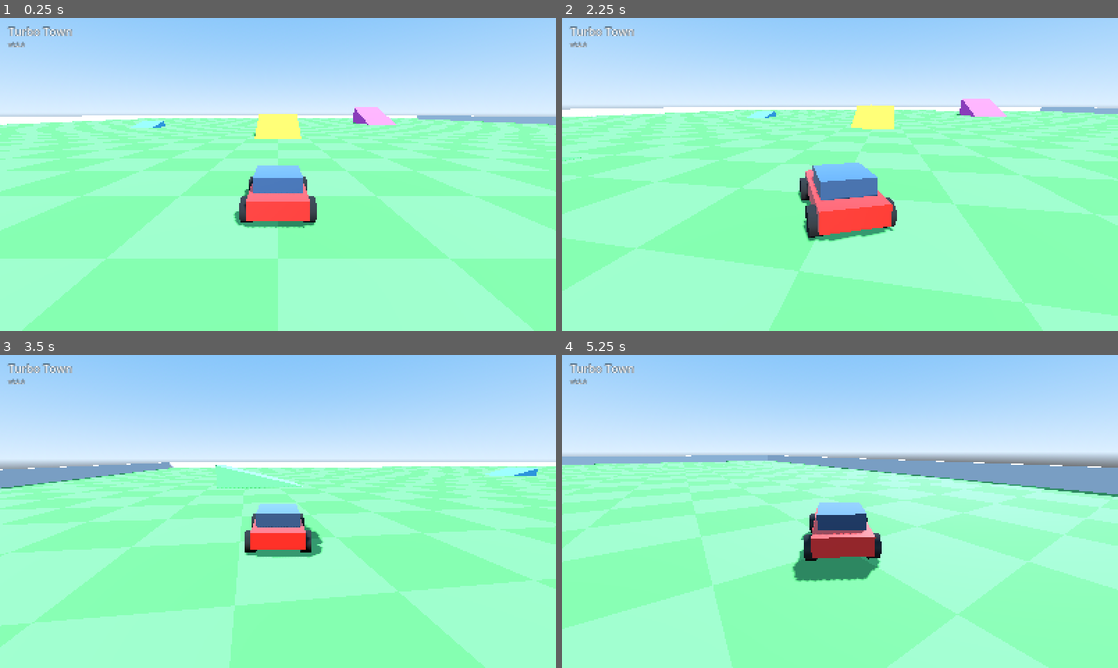
Above: before the commit, frames 1-4 (two rows, left to right).
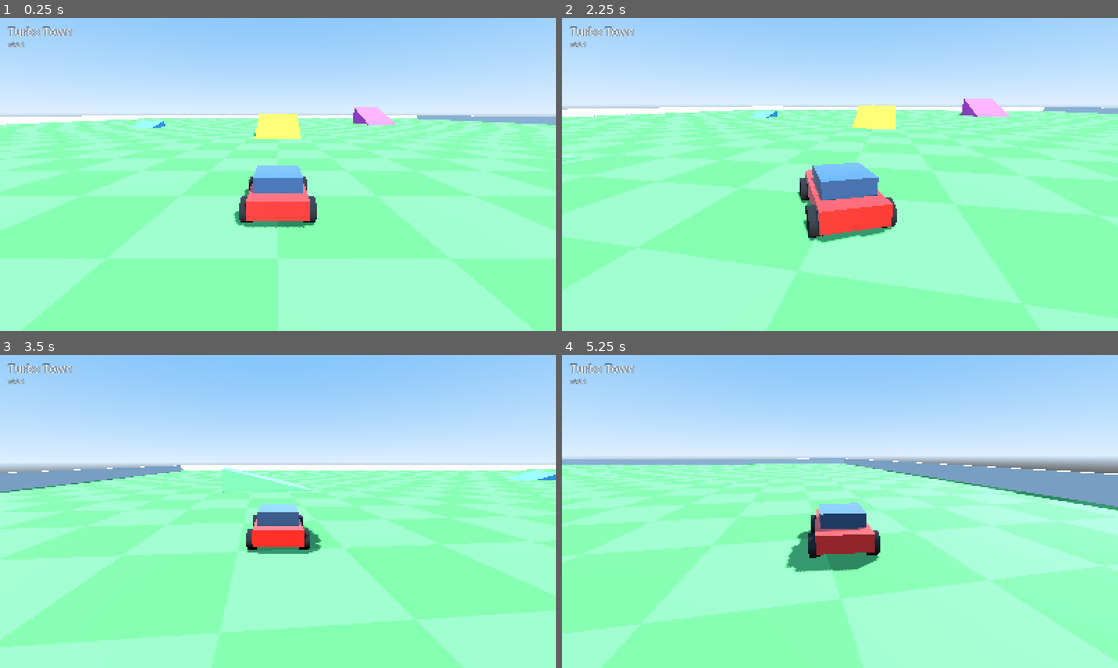
Above: after the commit, the same moments.

Repository: 84gareth/project-sam
Game: Godot game, scene res://scenes/main.tscn
The game is run twice, just before and just after one commit, with the same random seed, the same clock (stepped at 60 frames per second) and the same inputs.
Inputs (mouse positions are in pixels of both pictures, inside the frame that each line leads up to):
- Up to frame 1 (0.25 s): no input
- Up to frame 2 (2.25 s): tap Enter at 0.5 s; move the mouse to (962, 158) at 0.52 s; hold D (steer_right) 0.53-1.28 s; click (962, 158) at 0.67 s; tap Space at 1.25 s; move the mouse to (728, 190) at 1.27 s; hold S (brake) 1.28-2.03 s; move the mouse to (895, 105) at 2.02 s; hold D (steer_right) from 2.03 s (still down)
- Up to frame 3 (3.5 s): move the mouse to (250, 574) at 2.77 s; release D (steer_right) at 2.78 s; hold W (accelerate) from 2.78 s (still down); click (250, 574) at 2.92 s
- Up to frame 4 (5.25 s): move the mouse to (1006, 558) at 3.52 s; release W (accelerate) at 3.53 s; hold A (steer_left) 3.53-5.03 s; move the mouse to (673, 464) at 4.27 s; move the mouse to (867, 511) at 5.02 s; hold S (brake) from 5.03 s (still down); click (867, 511) at 5.17 s

The runs differ from the first frame. In frame 1, less than 0.1% of the frame differs, in the area x 3-5%, y 8-10%; in frame 2, 2.3%; in frame 3, 24%; in frame 4, 29%, in the area x 0-100%, y 8-100%.

Commit message:
feat: faster car, Sam's first playtest said too slow (v0.2.1)
Top speed 24 -> 34 m/s, acceleration 16 -> 24 m/s^2 (still ~1.4 s to
top speed). Steering unchanged.

Co-Authored-By: Claude Opus 5.5 <noreply@anthropic.com>

Diff:
--- a/project.godot
+++ b/project.godot
@@ -11,7 +11,7 @@
 [application]
 
 config/name="Turbo Town"
-config/version="0.2.0"
+config/version="0.2.1"
 run/main_scene="res://scenes/main.tscn"
 config/features=PackedStringArray("4.7", "GL Compatibility")
 config/icon="res://icon.svg"
--- a/scripts/car_rules.gd
+++ b/scripts/car_rules.gd
@@ -3,8 +3,8 @@
 ## scene. car.gd asks these functions what to do each physics tick.
 ## Tune the feel here; docs/first-drive-spec.md says what each number is for.
 
-const MAX_SPEED: float = 24.0        ## metres per second, forwards
-const ACCEL: float = 16.0            ## speed gained per second on full throttle
+const MAX_SPEED: float = 34.0        ## metres per second, forwards
+const ACCEL: float = 24.0            ## speed gained per second on full throttle
 const BRAKE: float = 32.0            ## speed lost per second on full brake
 const REVERSE_ACCEL: float = 10.0
 const MAX_REVERSE: float = 8.0
Not shown, changed: docs/first-drive-spec.md
